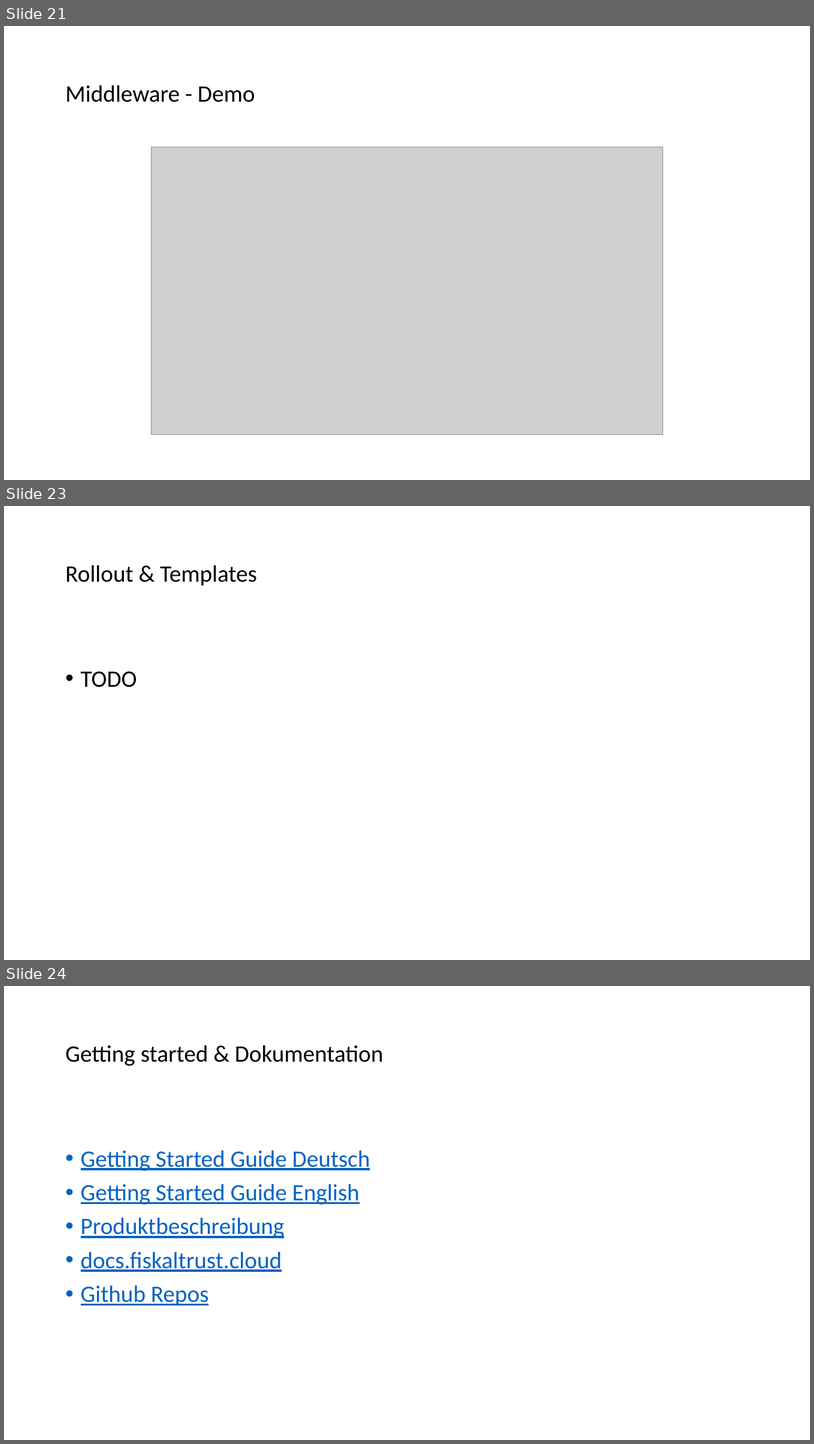
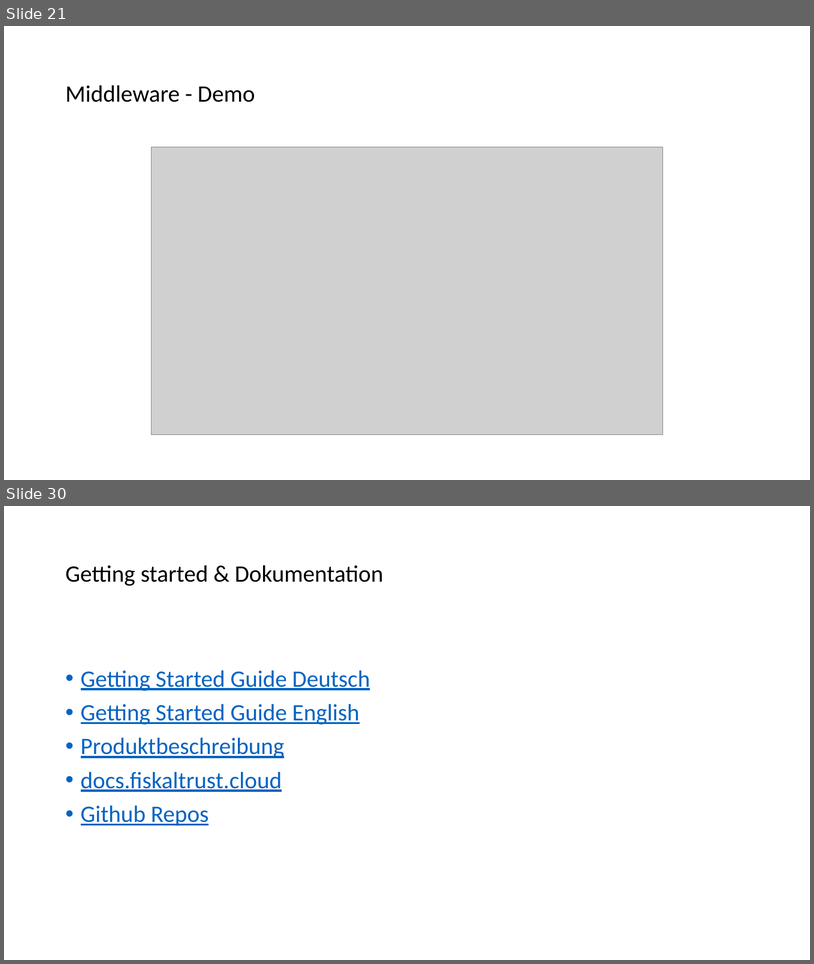
Before and after one commit to fiskaltrust/productdescription-de-doc, a slide deck: for-poscreators/presentation/onboarding_de.pptx. Shown one above the other, each under a label of ours: slides 21, 23 and 24 before the commit, slides 21 and 30 after it; the slides between them are not shown. The pictures are 814x1444 and 814x964 pixels, drawn with LibreOffice and Linux fonts; fonts in the diff are those of the drawing; grey boxes stand for pictures. Boxes give left, top, right and bottom in pixels: in the first picture for what was removed or moved away, otherwise in the second. Text is boxed around its words. In the diff, an @@ line names an element or a change of style, - is before the commit and + after.

```diff
--- a/for-poscreators/presentation/onboarding_de.pptx
+++ b/for-poscreators/presentation/onboarding_de.pptx
@@ slide 23 removed at [4, 506, 810, 960], background #FFFFFF @@
@@ title removed at [65, 565, 257, 586] @@
-Rollout & Templates
@@ text removed at [81, 671, 137, 687] @@
-• TODO
@@ what was slide 24 is now slide 30 @@
```
Also in this commit, not shown: 9 slides changed, 7 slides added, 6 other files.
